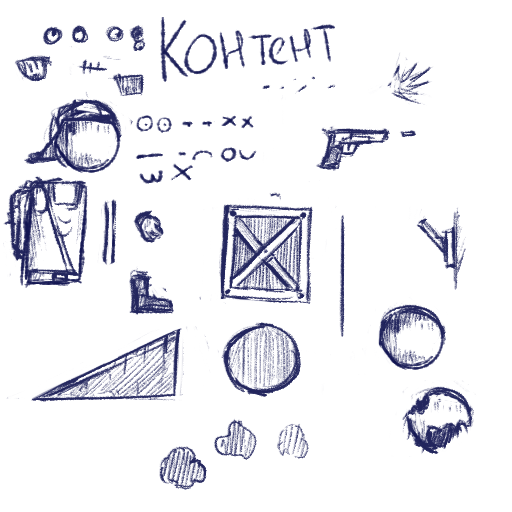
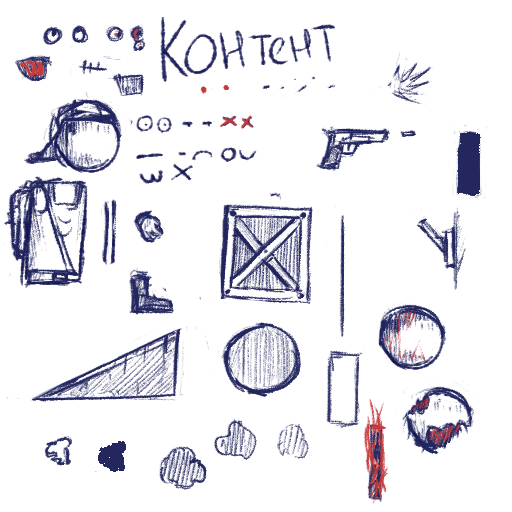
Layered file, before and after one edit (512x512). Changes by layer:
added layer "Слой 6" above "Слой 7" over [98, 441, 126, 472]
added layer "Слой 7" above "Слой 5" over [448, 124, 487, 200]
painted on "Слой 5" over [19, 27, 461, 504]
